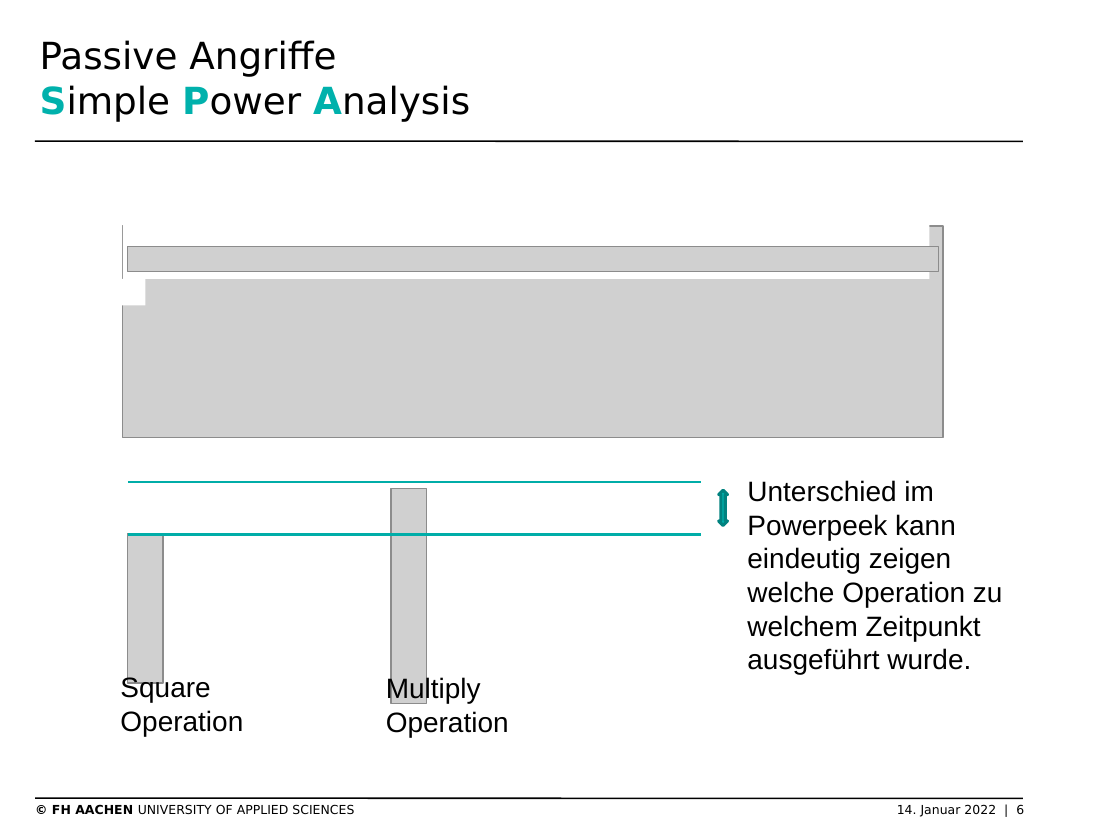
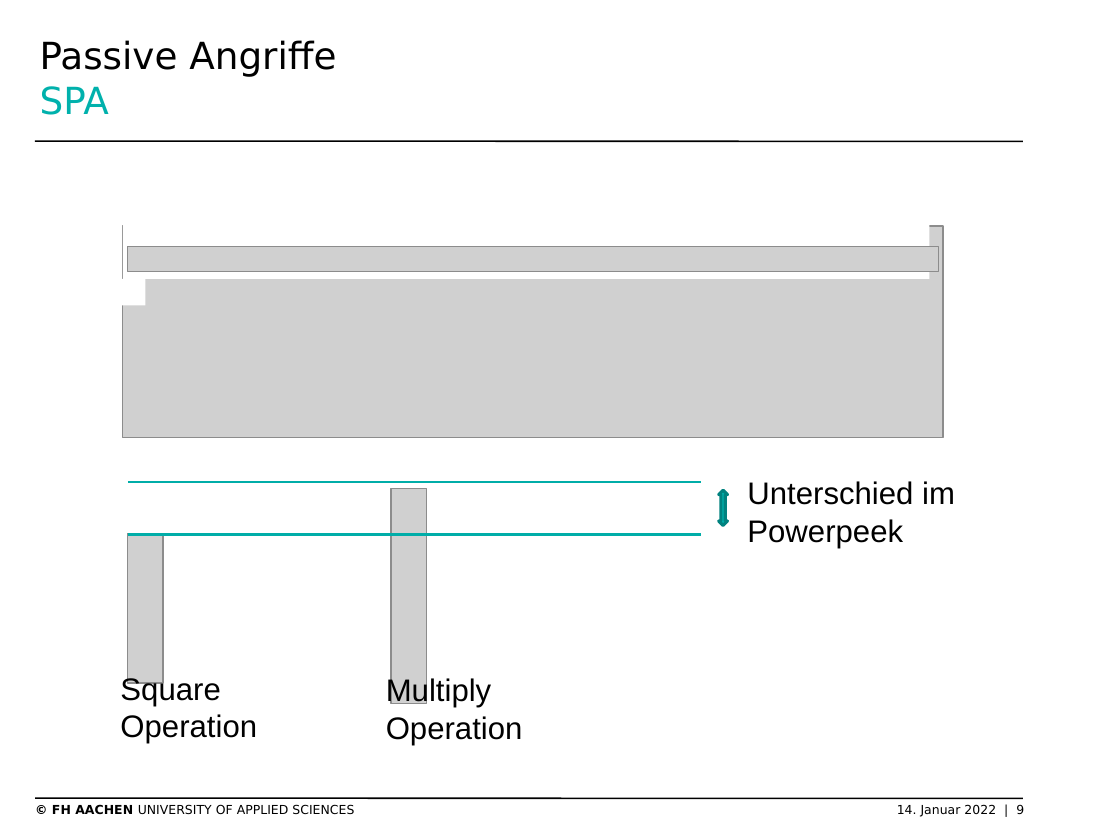
Before and after one commit to SchmickHub/Bachmann---Dahlhaus, a slide deck: slide 9 of Seitenkanal und HSM Folien.pptx (slide 6 before the commit). Drawn at 1120x840 pixels with LibreOffice and Linux fonts; fonts in the diff are those of the drawing; grey boxes stand for pictures; background and template pictures are left out. Boxes give left, top, right and bottom in pixels: in the first picture for what was removed or moved away, otherwise in the second. Text is boxed around its words. In the diff, an @@ line names an element or a change of style, - is before the commit and + after.

```diff
--- a/Seitenkanal und HSM Folien.pptx
+++ b/Seitenkanal und HSM Folien.pptx
@@ title at (40, 40, 336, 115): text changed @@
-Passive Angriffe
-Simple Power Analysis
+Passive Angriffe
+SPA
@@ text at (747, 481, 955, 548): text changed; size 18 to 20 pt @@
-Unterschied im Powerpeek kann eindeutig zeigen welche Operation zu welchem Zeitpunkt ausgeführt wurde.
+Unterschied im Powerpeek
@@ text "Square Operation" at (120, 675, 257, 744): size 18 to 20 pt @@
@@ text "Multiply Operation" at (386, 677, 523, 745): size 18 to 20 pt @@
@@ text at (52, 804, 1024, 817): text changed @@
-© FH AACHEN UNIVERSITY OF APPLIED SCIENCES 14. Januar 2022 | 6
+© FH AACHEN UNIVERSITY OF APPLIED SCIENCES 14. Januar 2022 | 9
```
Also in this commit, not shown: 16 other slides changed, 13 slides added.
